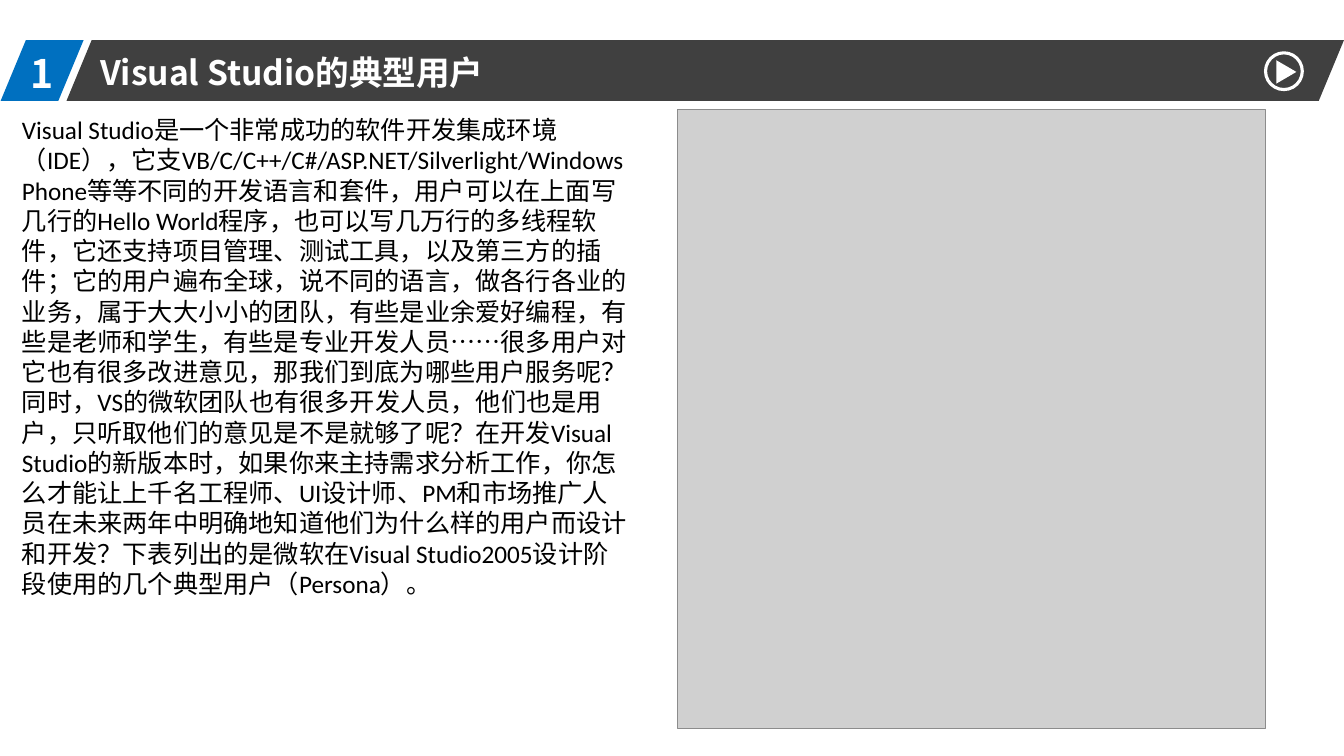
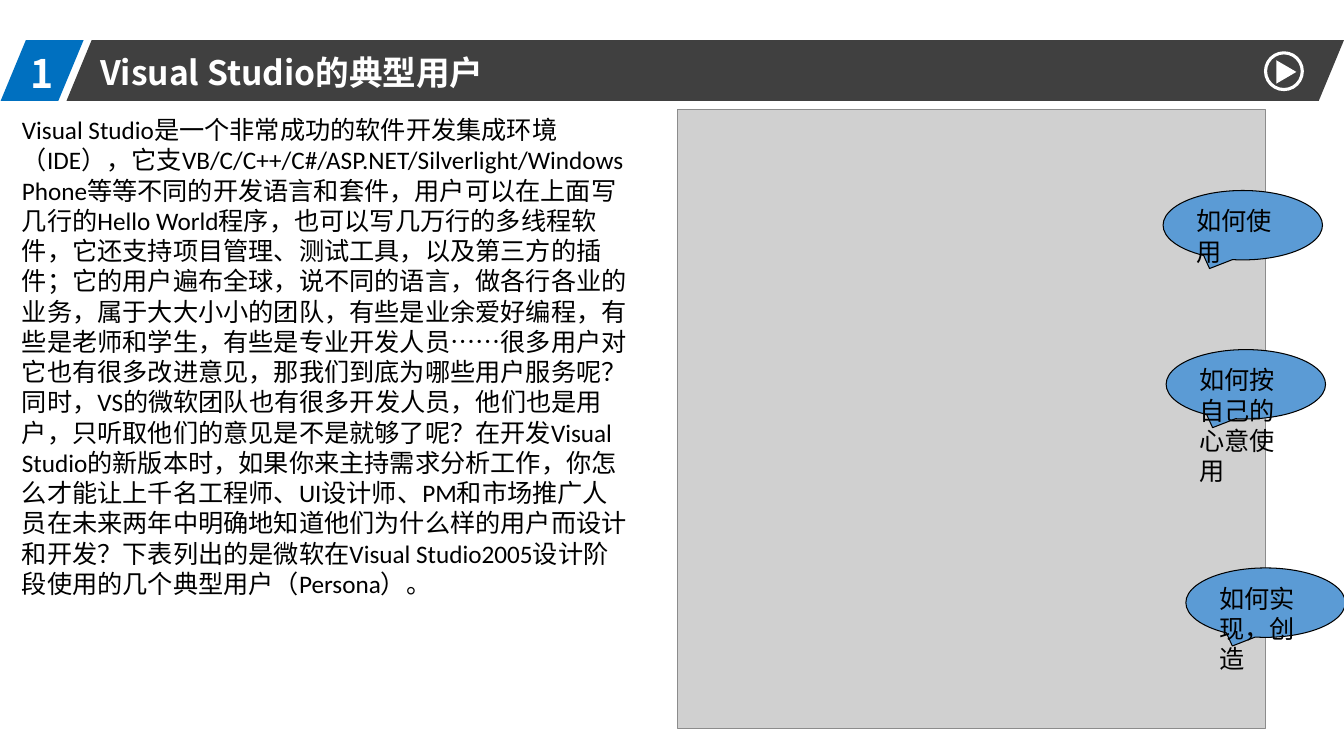
Before and after one commit to xiandairuangong17/CANTool, a slide deck: slide 5 of ppt-resource/xiandairuanjiangongcheng.pptx. Drawn at 1344x756 pixels with LibreOffice and Linux fonts; fonts in the diff are those of the drawing; grey boxes stand for pictures. Boxes give left, top, right and bottom in pixels: in the first picture for what was removed or moved away, otherwise in the second. Text is boxed around its words. In the diff, an @@ line names an element or a change of style, - is before the commit and + after.

```diff
--- a/ppt-resource/xiandairuanjiangongcheng.pptx
+++ b/ppt-resource/xiandairuanjiangongcheng.pptx
@@ speech bubble added at [1164, 191, 1323, 260], fill #5B9BD5, outline #000000 0.75 pt, 18 pt, text #000000 @@
+如何使用
@@ speech bubble added at [1167, 350, 1326, 419], fill #5B9BD5, outline #000000 0.75 pt, 18 pt, text #000000 @@
+如何按自己的心意使用
@@ speech bubble added at [1186, 568, 1344, 637], fill #5B9BD5, outline #000000 0.75 pt, 18 pt, text #000000 @@
+如何实现，创造
```
Also in this commit, not shown: 5 other slides changed, 16 slides removed.
